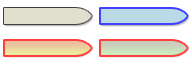
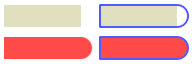
Layer changes from the first (192, 64) image to the second:
"Error+Selected": opacity 75% → 100%, painted on it over bbox(100, 37, 188, 59)
"Error": opacity 75% → 100%, painted on it over bbox(4, 37, 92, 59)
"Selected": opacity 75% → 100%, painted on it over bbox(100, 5, 188, 27)
"Default": opacity 75% → 100%, painted on it over bbox(4, 5, 92, 27)
